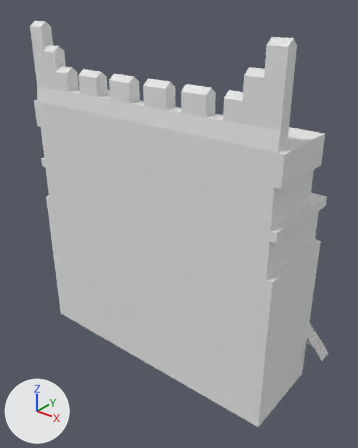
The COLLADA model art/meshes/structural/byza_st_wall_medium.dae, before and after one commit.
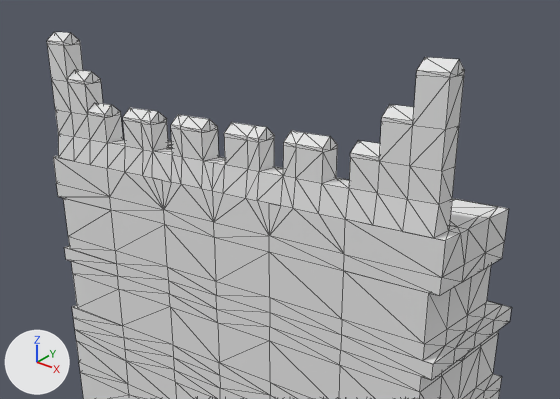
Each version appears first whole from a 50 mm camera at (25.9, -31.1, 23.2) aimed at (1.0, 0.0, 3.9), and next in a close-up on the part from 0% to 100% of the width and 0% to 57% of the height. Every picture has the same lights, and +X, +Y and +Z are marked at lower left. The close-ups show mesh edges as thin lines. Vertices at the same position are counted once.

In view in the first close-up: 'Byza_Dock_001'.
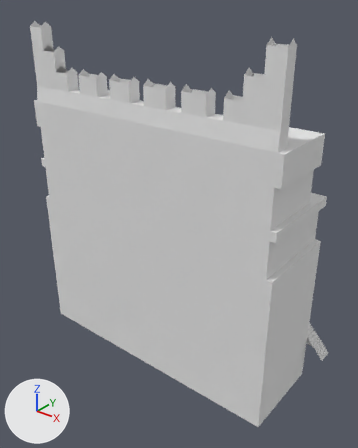
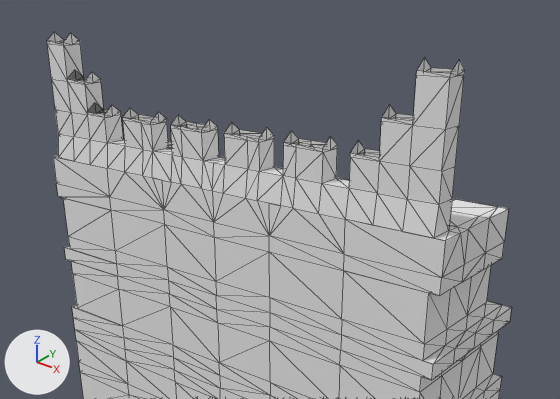
Location of each change, [x1, y1, x2, y2] in pixels of the close-ups (560 x 399 px):
part 1 of me_cube_012, deleted: before [47, 32, 459, 157]

What the commit changed:
me_cube_012 is used by ob_byza_dock_001; location (0.0, 0.0, 0.0).
me_cube_012 had 2007 vertices, 2885 faces and spanned x -12.5..14.1, y -4.0..5.4, z -9.7..20.3.
me_cube_012 now has 2003 vertices, 2829 faces and spans x -12.5..14.1, y -4.0..5.4, z -9.7..20.3.
Part 1, on me_cube_012:
4 vertices are removed from x -5.0..5.0, y -3.3, z 16.9.
56 faces are deleted.
